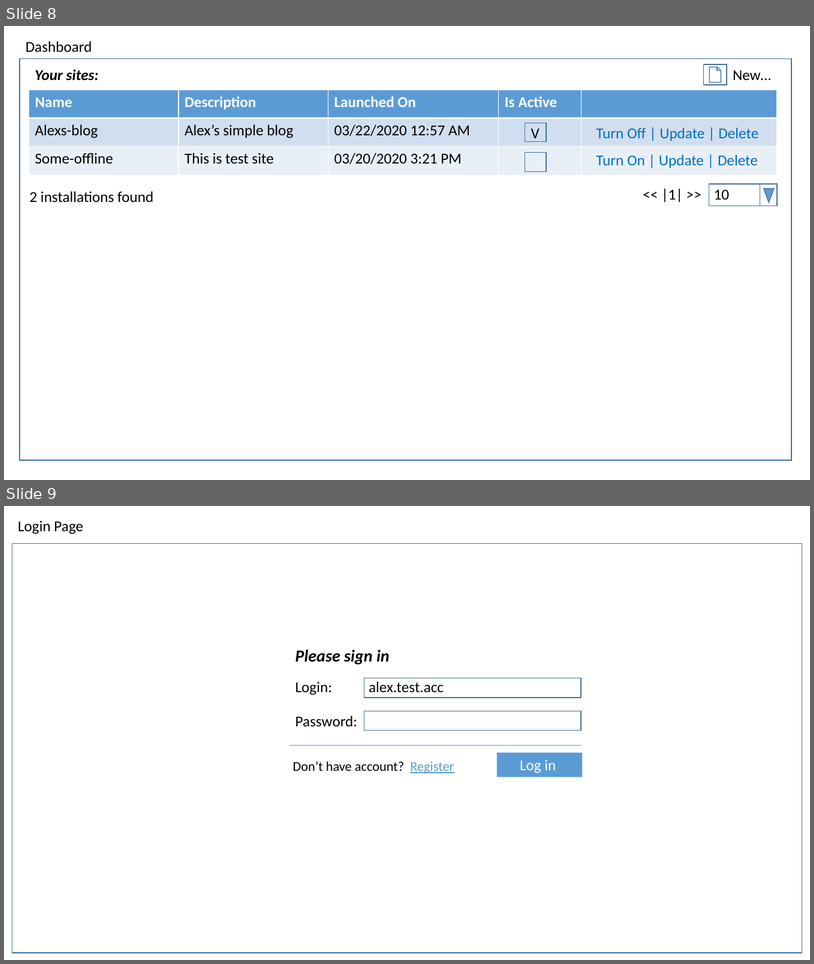
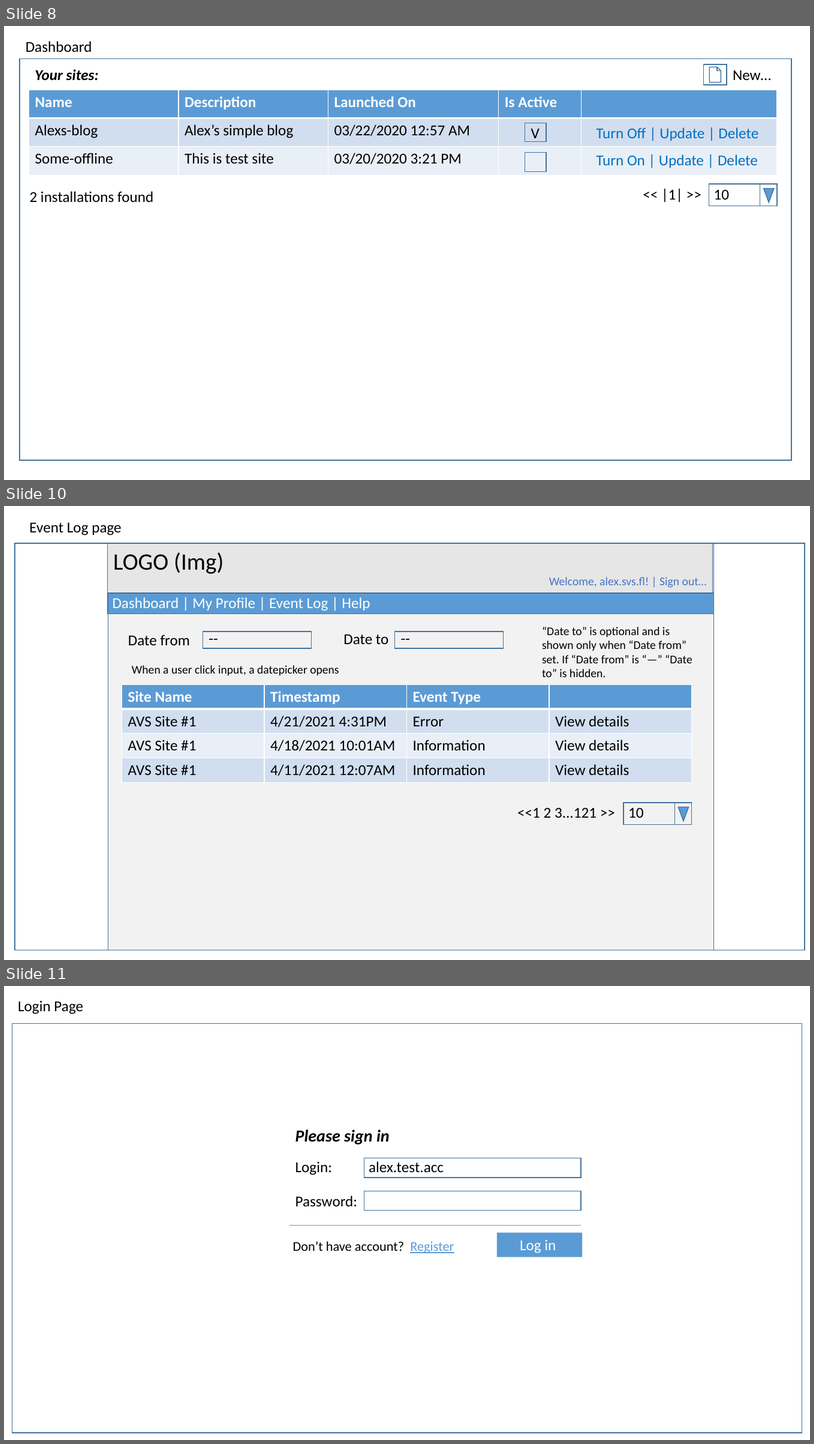
Before and after one commit to AlexanderFlanchik/AvsHost, a slide deck: Specs.pptx. Shown one above the other, each under a label of ours: slides 8 and 9 before the commit, slides 8, 10 and 11 after it; the slides between them are not shown. The pictures are 814x964 and 814x1444 pixels, drawn with LibreOffice and Linux fonts; fonts in the diff are those of the drawing. Boxes give left, top, right and bottom in pixels: in the first picture for what was removed or moved away, otherwise in the second. Text is boxed around its words. In the diff, an @@ line names an element or a change of style, - is before the commit and + after.

Commit message:
Site Events Log feature (backend)

```diff
--- a/Specs.pptx
+++ b/Specs.pptx
@@ slide 10 added at (4, 506, 810, 960), background #FFFFFF @@
@@ text added at (29, 522, 121, 535), 18 pt, text #000000 @@
+Event Log page
@@ rectangle added at (15, 544, 806, 950), outline #43739E 1 pt @@
@@ rectangle added at (107, 544, 713, 614), fill #E7E6E6, outline #43739E 1 pt @@
@@ rectangle added at (108, 544, 714, 950), fill #F2F2F2, outline #43739E 1 pt @@
@@ text added at (113, 552, 224, 574), 28 pt, text #000000 @@
+LOGO (Img)
@@ text added at (549, 577, 707, 588), 14 pt, text #4472C4 @@
+Welcome, alex.svs.fl! | Sign out…
@@ rectangle added at (108, 593, 714, 613), fill #5B9BD5, outline #43739E 1 pt @@
@@ text added at (113, 597, 370, 611), 18 pt, text #FFFFFF @@
+Dashboard | My Profile | Event Log | Help
@@ rectangle added at (203, 631, 312, 648), outline #43739E 1 pt @@
@@ text added at (203, 626, 253, 650), 18 pt, text #000000 @@
+--
@@ rectangle added at (395, 631, 504, 648), outline #43739E 1 pt @@
@@ text added at (395, 626, 446, 650), 18 pt, text #000000 @@
+--
@@ text added at (542, 627, 693, 677), 14 pt, text #000000 @@
+“Date to” is optional and is shown only when “Date from” set. If “Date from” is “—” “Date to” is hidden.
@@ text added at (128, 634, 190, 645), 18 pt, text #000000 @@
+Date from
@@ text added at (344, 634, 389, 644), 18 pt, text #000000 @@
+Date to
@@ text added at (132, 665, 339, 675), 14 pt, text #000000 @@
+When a user click input, a datepicker opens
@@ table added at (122, 684, 693, 783), 4 rows, 4 columns @@
+Site Name | Timestamp | Event Type | 
+AVS Site #1 | 4/21/2021 4:31PM | Error | View details
+AVS Site #1 | 4/18/2021 10:01AM | Information | View details
+AVS Site #1 | 4/11/2021 12:07AM | Information | View details
@@ text added at (518, 807, 597, 817), 18 pt, text #000000 @@
+<<1 2 3...121 >>
@@ rectangle added at (624, 802, 692, 824), outline #43739E 1 pt @@
@@ text added at (629, 807, 644, 817), 18 pt, text #000000 @@
+10
@@ rectangle added at (675, 802, 692, 824), outline #43739E 1 pt @@
@@ flow chart merge added at (678, 807, 689, 820), fill #5B9BD5, outline #43739E 1 pt @@
@@ what was slide 9 is now slide 11 @@
```
Also in this commit, not shown: 1 other slide added, 13 other files.
